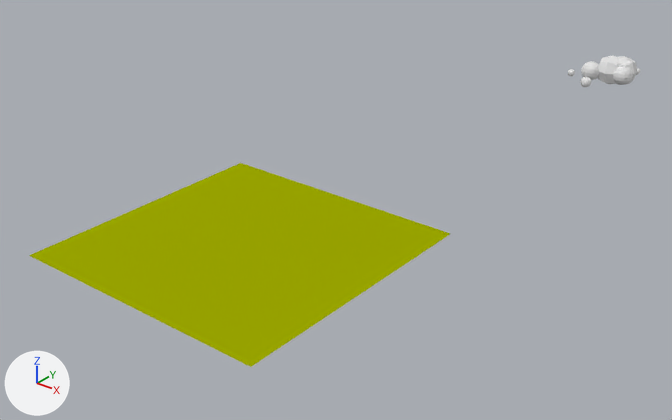
The Blender file src/img/Grass_01.blend: old version first, new version second.
The view is the same before and after, from a 50 mm camera at (8.39, -8.4, 6.18) aimed at (-0.85, 3.16, -0.98). The axes (+X, +Y, +Z) are drawn at lower left. The lights are the same throughout.

Objects in the first picture: 'Cube.001', 'Grass'.
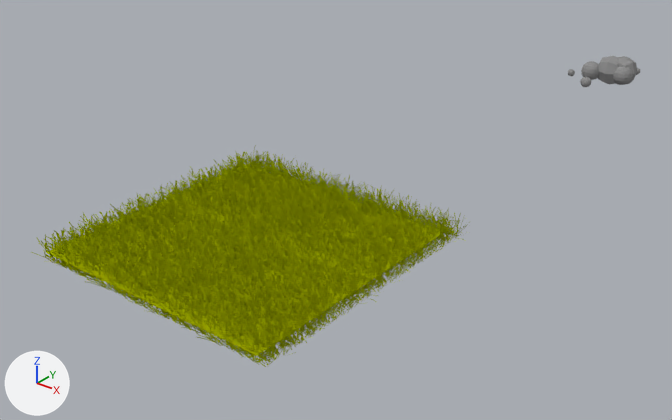
Where the change shows, as pixel boxes [x1, y1, x2, y2] in the pictures (672 x 420 px):
'Grass', moved, rescaled (6% narrower, 6% shorter)
    before: [29, 163, 450, 367]
    after: [46, 164, 441, 355]
'Mesh', added (yellow)
    after: [32, 145, 468, 367]
'Cube.001', recoloured (white to grey)
    both: [598, 56, 619, 84]

The change in detail:
Material 'Rock' (mat_rock) is new.
Its base color is (0.281, 0.281, 0.281) (grey #909090).
Material 'Grass' (mat_grass) is new.
Its base color is (0.337, 0.397, 0.0) (yellow #9da900).
me_cube_001 has 8 vertices, 6 faces and spans x -1.0..1.0, y -1.0..1.0, z -1.0..1.0.
me_cube_001 now uses material mat_rock (grey #909090).
Mesh me_mesh_001 is new.
It has 50000 vertices, 20000 faces and spans x -2.69..2.48, y -2.61..2.77, z 0.15..1.63.
It uses material mat_grass (yellow #9da900).
Object 'Grass' (ob_grass) moves from (0.1, -0.1, 0.0) to (0.1, 0.0, 0.0).
Object 'Grass' (ob_grass) is rescaled from (1.0, 1.0, 1.0) to (0.952, 0.952, 1.0).
Object 'Mesh' (ob_mesh) is new; it shows me_mesh_001.
Its location is (-0.88, -0.93, -0.2).
Its scale is (0.5, 0.5, 0.28).
It gains a ARRAY modifier named 'Array'.
Modifier setting: constant_offset_displace = (0.0, 0.0, 0.0).
Modifier setting: relative_offset_displace = (0.8, 0.0, 0.0).
It gains a ARRAY modifier named 'Array.001'.
Modifier setting: constant_offset_displace = (0.0, 0.0, 0.0).
Modifier setting: relative_offset_displace = (0.0, 0.8, 0.0).
